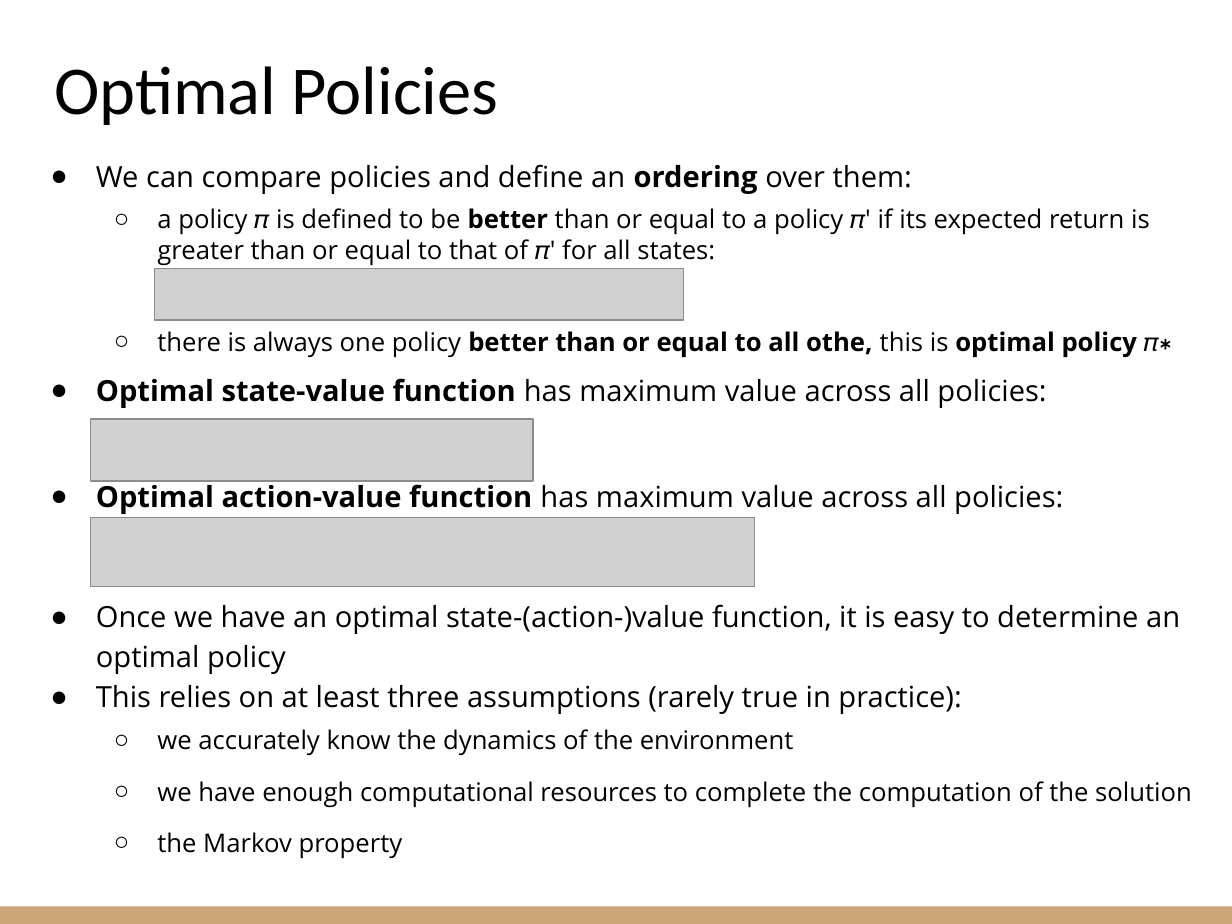
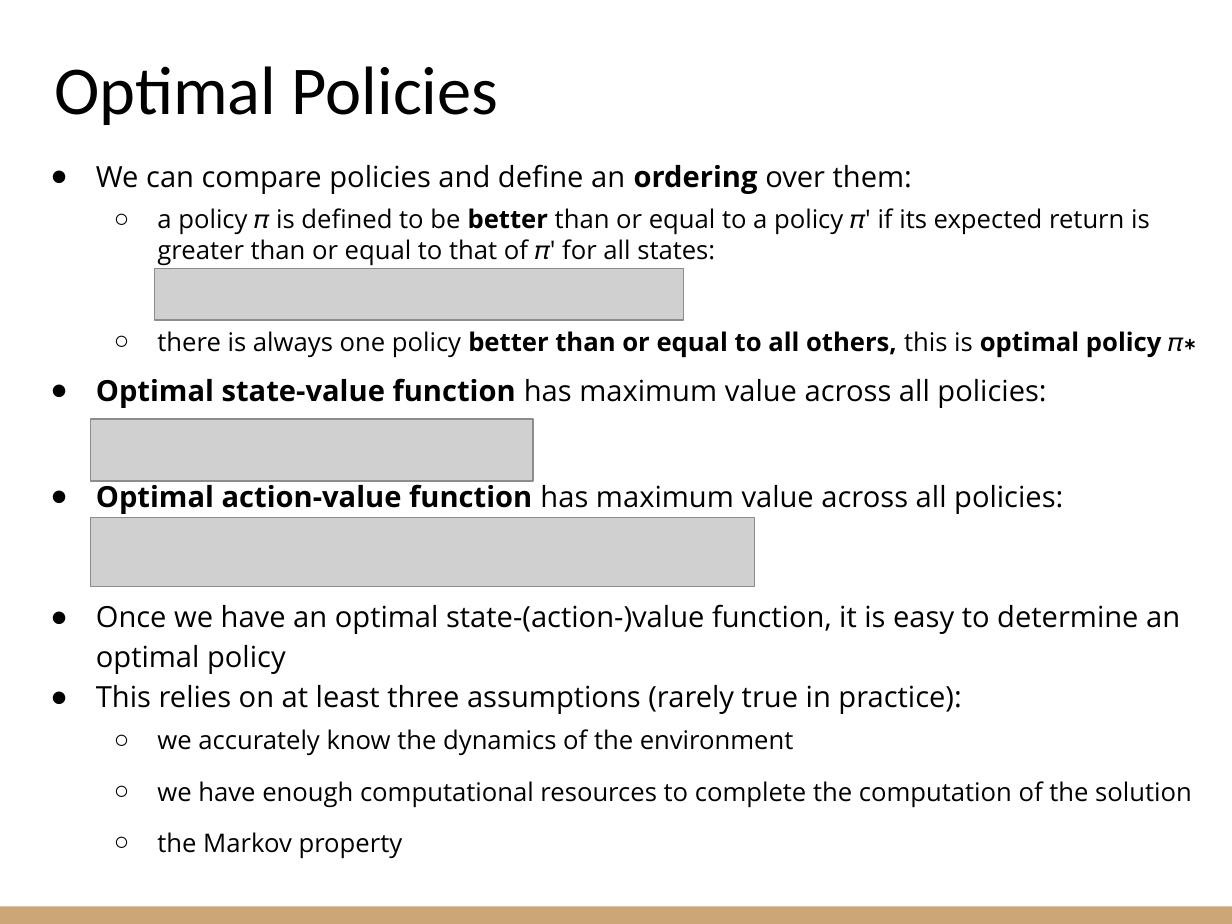
Before and after one commit to riccardoberta/autonomous-agents, a slide deck: slide 11 of 02 - Dynamic Programming/slides.pptx. Drawn at 1232x924 pixels with LibreOffice and Linux fonts; fonts in the diff are those of the drawing; grey boxes stand for pictures. Boxes give left, top, right and bottom in pixels: in the first picture for what was removed or moved away, otherwise in the second. Text is boxed around its words. In the diff, an @@ line names an element or a change of style, - is before the commit and + after.

```diff
--- a/02 - Dynamic Programming/slides.pptx
+++ b/02 - Dynamic Programming/slides.pptx
@@ text at [157,331,1196,358]: text changed @@
-  ○ there is always one policy better than or equal to all othe, this is optimal policy 𝜋∗
+  ○ there is always one policy better than or equal to all others, this is optimal policy 𝜋∗
```
Also in this commit, not shown: 5 other slides changed, 58 other files.
